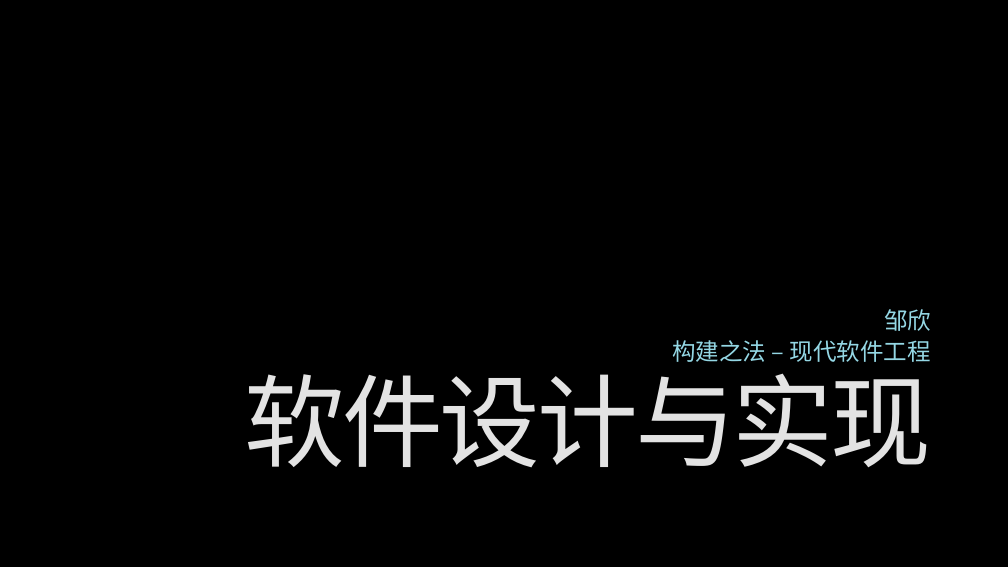
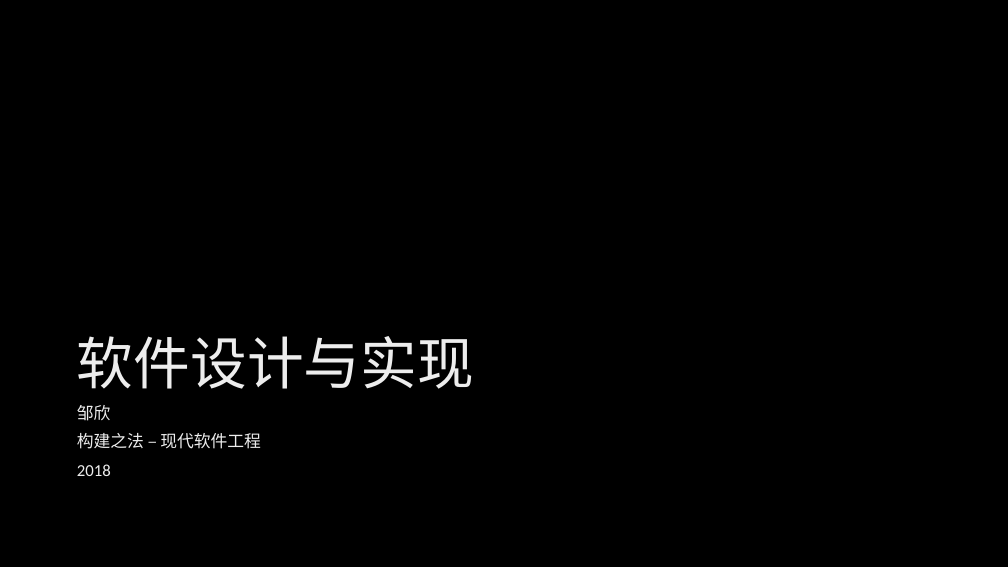
Before and after one commit to xinase/ASE, a slide deck: slide 1 of chapter11/ASE_11_Design_Implementation.pptx. Drawn at 1008x567 pixels with LibreOffice and Linux fonts; fonts in the diff are those of the drawing; background and template pictures are left out. Boxes give left, top, right and bottom in pixels: in the first picture for what was removed or moved away, otherwise in the second. Text is boxed around its words. In the diff, an @@ line names an element or a change of style, - is before the commit and + after.

```diff
--- a/chapter11/ASE_11_Design_Implementation.pptx
+++ b/chapter11/ASE_11_Design_Implementation.pptx
@@ title "软件设计与实现": place and size @@
-title "软件设计与实现" at [244,357,931,467]
+title "软件设计与实现" at [77,336,474,389]
@@ title "软件设计与实现" at [77,336,474,389]: size 96 to 54 pt, text colour gradient #969696 to #E3E3E3 to #FFFFFF to gradient #BFBFBF to #EDEDED to #FFFFFF, letter spacing -3 to 0 pt; alignment right to left; vertical alignment top to bottom @@
@@ text "邹欣": place and size @@
-text "邹欣" at [672,309,931,362]
+text "邹欣" at [77,405,260,476]
@@ text "邹欣" at [77,405,260,476]: vertical alignment bottom to top @@
@@ text at [77,405,260,449]: size 22.4 to 16 pt, text colour gradient #9FDBE7 to #94D7E4 to #BFE7EF to #FFFFFF to gradient #BFBFBF to #EDEDED to #FFFFFF in "邹欣", "构建之法 – 现代软件工程"; alignment right to left; line spacing 0.7 to 0.9 @@
@@ text at [77,464,111,476]: paragraph added @@
+2018
```
